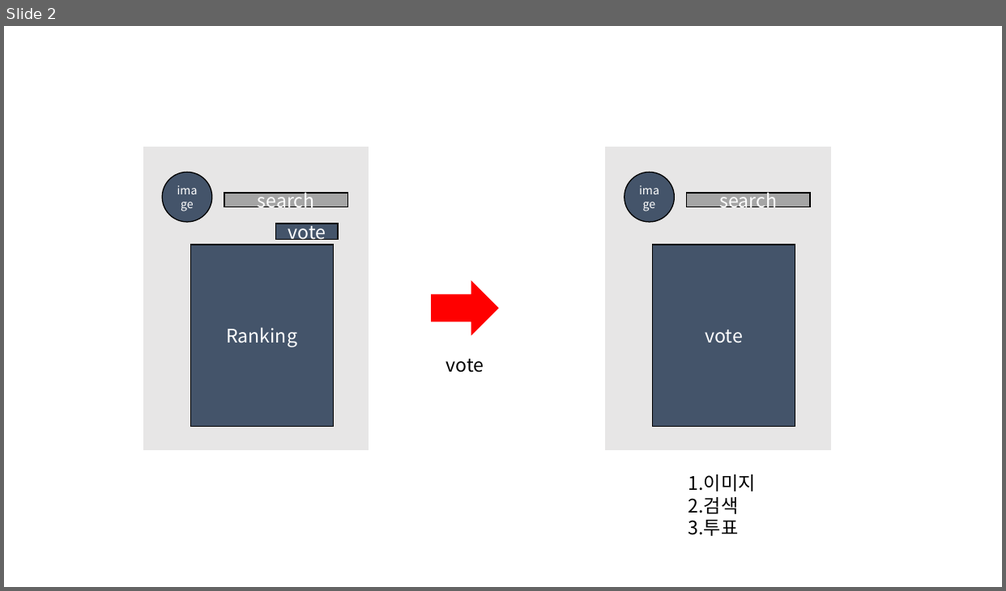
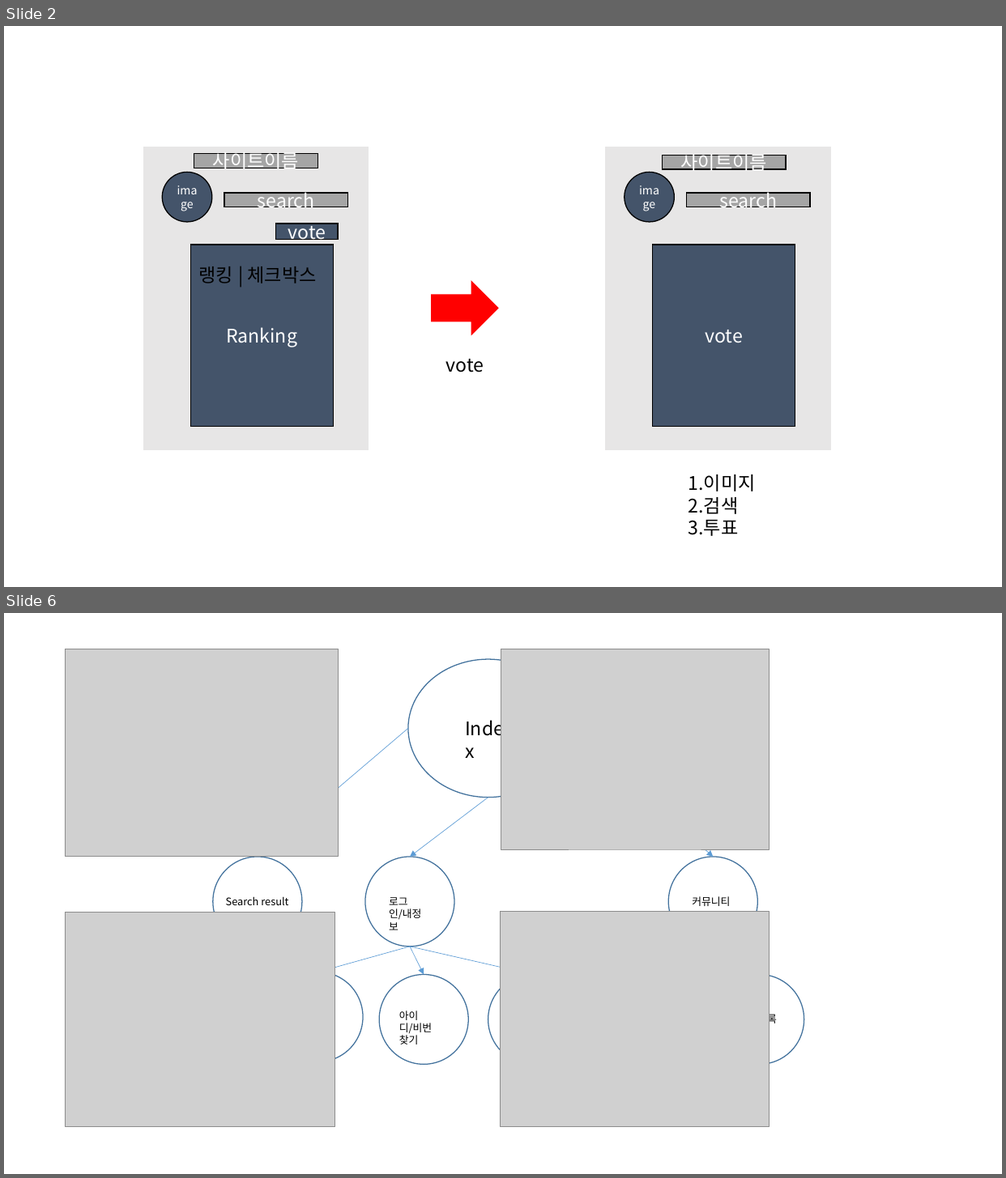
Before and after one commit to What-The-Pork/meeting-log, a slide deck: 팀프로젝트_제안서.pptx. Shown one above the other, each under a label of ours: slide 2 before the commit, slides 2 and 6 after it; the slides between them are not shown. The pictures are 1006x591 and 1006x1178 pixels, drawn with LibreOffice and Linux fonts; fonts in the diff are those of the drawing; grey boxes stand for pictures. Boxes give left, top, right and bottom in pixels: in the first picture for what was removed or moved away, otherwise in the second. Text is boxed around its words. In the diff, an @@ line names an element or a change of style, - is before the commit and + after.

```diff
--- a/팀프로젝트_제안서.pptx
+++ b/팀프로젝트_제안서.pptx
@@ slide 6 added at box(4, 613, 1002, 1174), background #FFFFFF @@
@@ picture added at box(66, 649, 339, 856) @@
@@ ellipse added at box(408, 659, 569, 798), outline #43739E 1 pt @@
@@ picture added at box(501, 649, 769, 850) @@
@@ arrow added from (408, 728) to (258, 857), #5B9BD5 0.5 pt @@
@@ text added at box(458, 713, 519, 743), 18 pt, text #000000 @@
+Index
@@ arrow added from (569, 728) to (713, 857), #5B9BD5 0.5 pt @@
@@ arrow added from (488, 797) to (410, 857), #5B9BD5 0.5 pt @@
@@ ellipse added at box(213, 857, 302, 947), outline #43739E 1 pt @@
@@ ellipse added at box(365, 857, 454, 947), outline #43739E 1 pt @@
@@ ellipse added at box(669, 857, 758, 947), outline #43739E 1 pt @@
@@ text added at box(226, 897, 288, 905), 10 pt, text #000000 @@
+Search result
@@ text added at box(389, 897, 421, 931), 10 pt, text #000000 @@
+로그인/내정보
@@ text added at box(692, 897, 730, 906), 10 pt, text #000000 @@
+커뮤니티
@@ picture added at box(66, 913, 335, 1127) @@
@@ picture added at box(501, 912, 769, 1127) @@
@@ arrow added from (410, 947) to (318, 973), #5B9BD5 0.5 pt @@
@@ arrow added from (410, 947) to (424, 974), #5B9BD5 0.5 pt @@
@@ arrow added from (410, 947) to (533, 974), #5B9BD5 0.5 pt @@
@@ ellipse added at box(274, 973, 363, 1063), outline #43739E 1 pt @@
@@ ellipse added at box(379, 974, 468, 1064), outline #43739E 1 pt @@
@@ ellipse added at box(488, 974, 577, 1064), outline #43739E 1 pt @@
@@ ellipse added at box(715, 974, 804, 1064), outline #43739E 1 pt @@
@@ text added at box(297, 1010, 335, 1024), 10 pt, text #000000 @@
+회원가입
@@ text added at box(399, 1011, 432, 1045), 10 pt, text #000000 @@
+아이디/비번 찾기
@@ text added at box(739, 1012, 777, 1027), 10 pt, text #000000 @@
+랭킹등록
@@ slide 2 changed as well @@
@@ rectangle added at box(194, 154, 317, 169), fill #A5A5A5, outline #000000 1 pt, 18 pt, text #FFFFFF @@
+사이트이름
@@ rectangle added at box(662, 156, 786, 169), fill #A5A5A5, outline #000000 1 pt, 18 pt, text #FFFFFF @@
+사이트이름
@@ text added at box(198, 267, 317, 284), 18 pt, text #000000 @@
+랭킹 | 체크박스
```
Also in this commit, not shown: 4 other slides changed, 2 other slides added.
